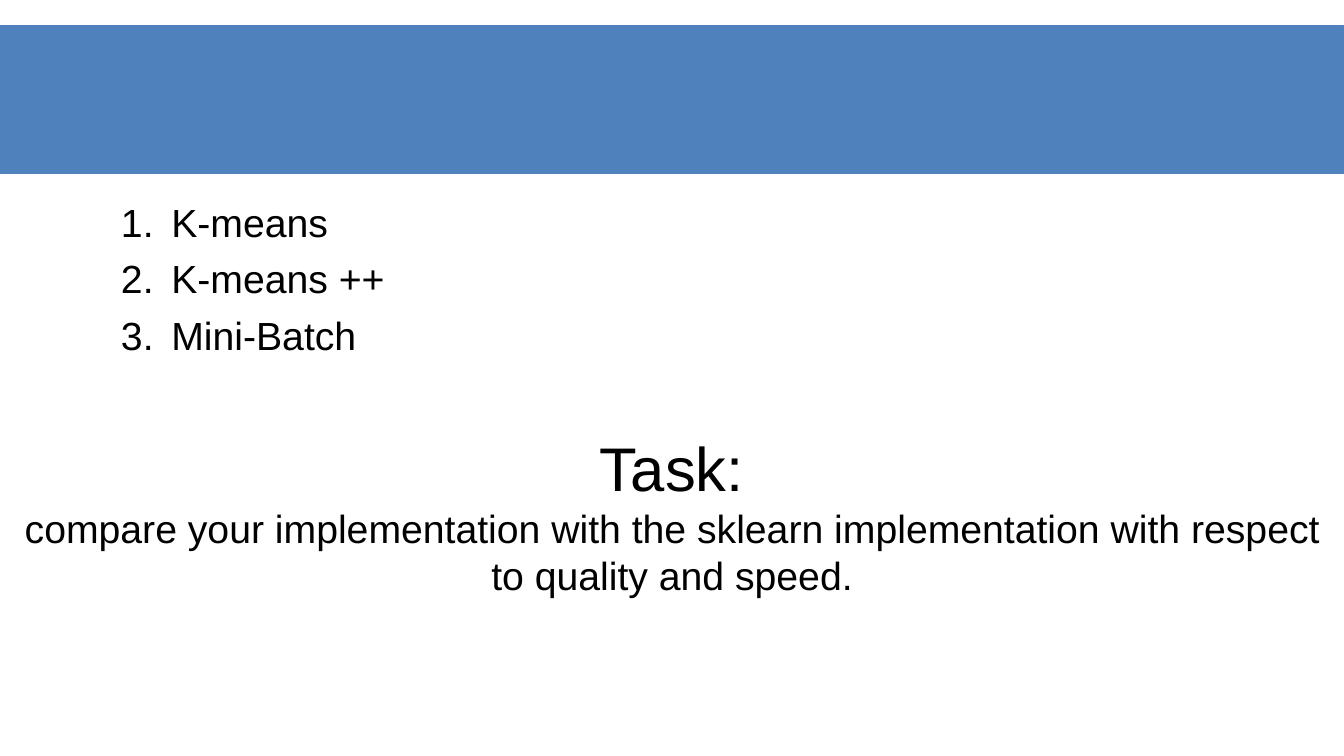
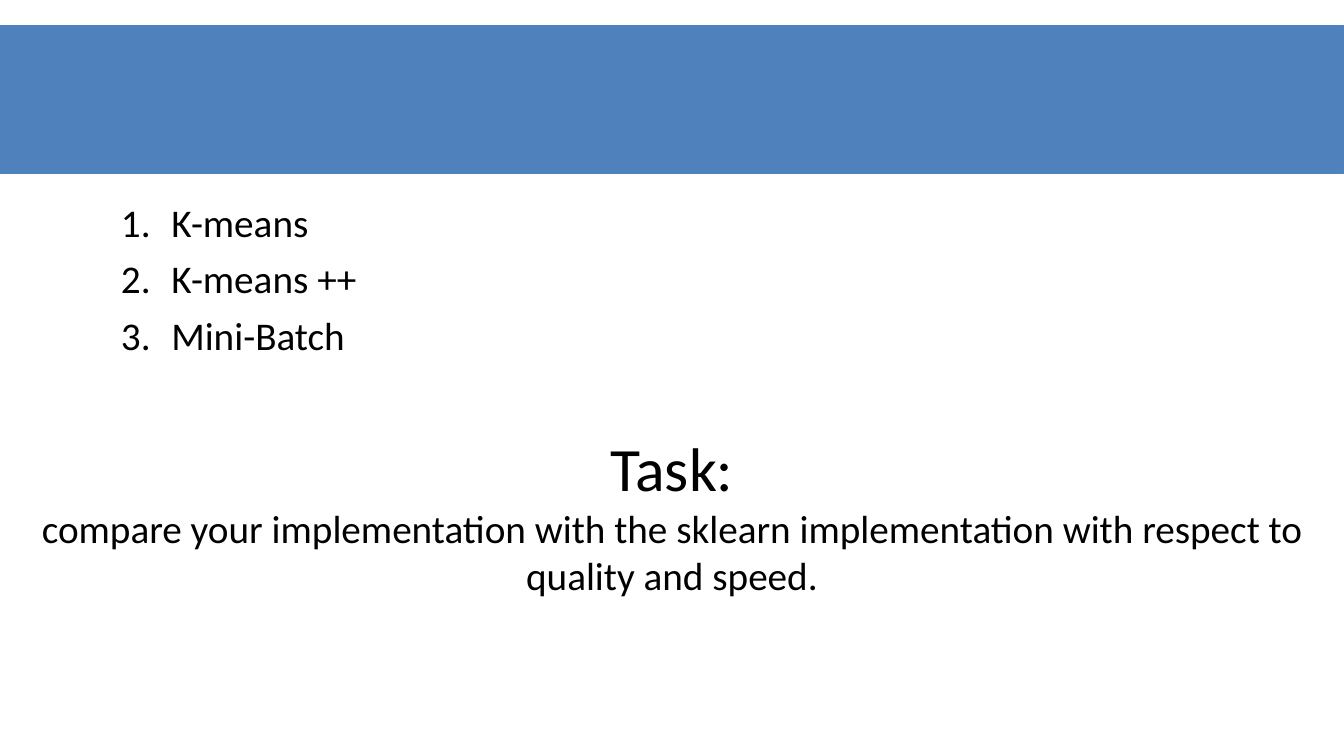
Before and after one commit to datascience-mobi/group-01-project-4-1, a slide deck: slide 2 of K-means clustering.pptx. Drawn at 1344x756 pixels with LibreOffice and Linux fonts; fonts in the diff are those of the drawing. Boxes give left, top, right and bottom in pixels: in the first picture for what was removed or moved away, otherwise in the second. Text is boxed around its words. In the diff, an @@ line names an element or a change of style, - is before the commit and + after.

Commit message:
Update K-means clustering.pptx
überschriften müssten jetzt alle einheitlich sein :D und die schrift hab ich überall auch angepasst

```diff
--- a/K-means clustering.pptx
+++ b/K-means clustering.pptx
@@ text "K-means" at [171, 212, 344, 351]: font Arial to Calibri @@
@@ text "Task:" at [42, 448, 1302, 597]: font Arial to Calibri @@
```
Also in this commit, not shown: 5 other slides changed.
